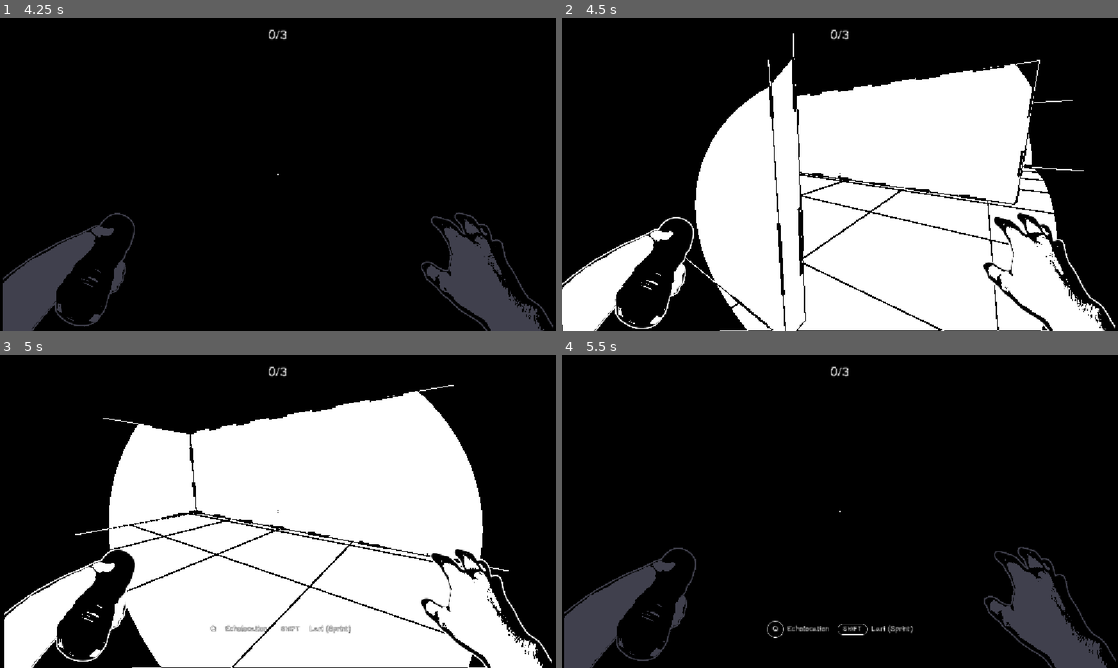
Above: before the commit, frames 1-4 (two rows, left to right).
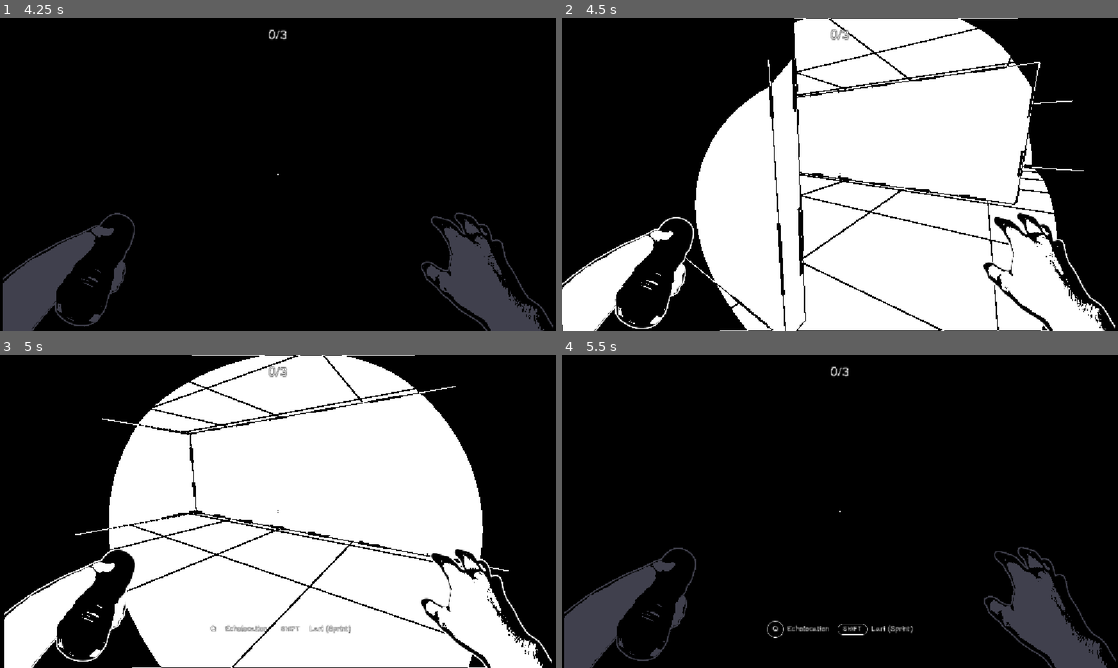
Above: after the commit, the same moments.

Repository: gpwid/gamejam-dinamik21-sparklestudios
Game: Godot game, scene res://scenes/ui/splash_screen.tscn
Two runs of this game, one before a commit and one after it. Both use one fixed random seed, a clock stepped at 60 frames per second and the inputs below. Video files are missing from this copy of the repository; at most half a second of black plays in their place. Sound files missing from this copy of the repository are replaced by a short silence.
Inputs (mouse positions are in pixels of both pictures, inside the frame that each line leads up to):
- Up to frame 1 (4.25 s): tap Enter at 0.5 s; move the mouse to (400, 158) at 0.52 s; hold D (move_right) 0.53-1.28 s; hold E (interact) 0.53-1.28 s; click (400, 158) at 0.67 s; tap Space at 1.25 s; move the mouse to (166, 190) at 1.27 s; hold S (move_backward) 1.28-2 s; tap Shift (sprint) at 1.35 s; click "> NEW GAME" at 2 s; click "> NEW GAME" at 2.75 s; click "> EASY [BEST: --:--]" at 3.5 s
- Up to frame 2 (4.5 s): move the mouse to (851, 168) at 4.27 s; press the mouse at (851, 168) at 4.28 s; hold W (move_forward) from 4.28 s (still down)
- Up to frame 3 (5 s): keep holding W (move_forward)
- Up to frame 4 (5.5 s): keep holding W (move_forward); move the mouse to (834, 517) at 5.02 s; release the mouse at (834, 517) at 5.03 s; right-click (834, 517) at 5.1 s; click (834, 517) at 5.17 s

Frame 1 is identical in both runs. In frame 2, 6.9% of the frame differs, in the area x 41-92%, y 0-28%; in frame 3, 7.0%, in the area x 18-82%, y 0-26%; in frame 4, nothing differs.

Commit message:
fix: switched clipping through walls and uninteractable

Diff:
--- a/scenes/level/main_map.tscn
+++ b/scenes/level/main_map.tscn
@@ -34,7 +34,6 @@
 
 [node name="Atap" parent="." index="0" unique_id=1890212918]
 transform = Transform3D(0.54, 0, 0, 0, 0.54, 0, 0, 0, 0.54, 0, -0.754911, 0)
-visible = false
 material_override = ExtResource("2_t2abx")
 
 [node name="Dinding" parent="." index="1" unique_id=357441152]
--- a/scenes/ui/main_menu_ui.tscn
+++ b/scenes/ui/main_menu_ui.tscn
@@ -656,7 +656,7 @@
 Monster & World SFX: Bikit69, Taira Komori, arnaud coutancier, MSFxPtaph, SpankMyFifth, Setoradion, Autobot8299, chungus43A
 
 Music & Ambience (via Pixabay Music):
-\"Lost In Corruption\", \"No Welcome\", \"Leave\" by lesfm
+\"Lost In Corruption\", \"No Welcome\", \"Leave\" by logicallism
 
 All third-party audio assets are used under Creative Commons & Royalty-Free licenses. No Generative AI assets were used in this project."
 horizontal_alignment = 1
--- a/scripts/level/main_map.gd
+++ b/scripts/level/main_map.gd
@@ -18,7 +18,7 @@
 	{ "name": "Utara Tengah", "pos": Vector3(0.00, 1.60, -13.33), "rot_y": deg_to_rad(0.0) },
 	{ "name": "Lorong Timur Tengah", "pos": Vector3(15.34, 1.60, 0.00), "rot_y": deg_to_rad(-90.0) },
 	{ "name": "Ruang Timur Atas", "pos": Vector3(15.34, 1.60, 11.00), "rot_y": deg_to_rad(-90.0) },
-	{ "name": "Lorong Selatan", "pos": Vector3(0.00, 1.60, 9.41), "rot_y": deg_to_rad(180.0) },
+	{ "name": "Lorong Selatan", "pos": Vector3(2.50, 1.60, 9.41), "rot_y": deg_to_rad(180.0) },
 	{ "name": "Ruang Selatan Timur", "pos": Vector3(19.83, 1.60, -17.00), "rot_y": deg_to_rad(-90.0) },
 	{ "name": "Lorong Timur Jauh", "pos": Vector3(27.13, 1.60, 5.00), "rot_y": deg_to_rad(-90.0) }
 ]
--- a/scripts/objects/door.gd
+++ b/scripts/objects/door.gd
@@ -16,8 +16,11 @@
 var left_closed_rot_y: float = 0.0
 var right_closed_rot_y: float = 0.0
 
+const NOIR_PROP_MAT: Material = preload("res://assets/material/noir_prop.tres")
+
 func _ready() -> void:
 	add_to_group("exit_door")
+	_apply_noir_materials()
 	if left_door:
 		left_closed_rot_y = left_door.rotation.y
 	if right_door:
@@ -27,6 +30,16 @@
 	if exit_light:
 		exit_light.visible = false
 		exit_light.light_energy = 0.0
+
+func _apply_noir_materials() -> void:
+	if has_node("door"):
+		_apply_material_recursive($door)
+
+func _apply_material_recursive(node: Node) -> void:
+	for child in node.get_children():
+		if child is MeshInstance3D:
+			child.material_override = NOIR_PROP_MAT
+		_apply_material_recursive(child)
 
 func open() -> void:
 	if is_open:
--- a/scripts/objects/switch.gd
+++ b/scripts/objects/switch.gd
@@ -18,11 +18,14 @@
 var debug_material: StandardMaterial3D = null
 var debug_label_3d: Label3D = null
 
+const NOIR_PROP_MAT: Material = preload("res://assets/material/noir_prop.tres")
+
 func _ready() -> void:
 	add_to_group("interactable")
 	add_to_group("switch")
 	add_to_group("interact_in_dark")
 
+	_apply_noir_materials()
 	if lever_mesh:
 		initial_lever_rot_x = lever_mesh.rotation.x
 
@@ -38,6 +41,16 @@
 		)
 		if not is_on:
 			hum_player.play()
+
+func _apply_noir_materials() -> void:
+	if has_node("switch"):
+		_apply_material_recursive($switch)
+
+func _apply_material_recursive(node: Node) -> void:
+	for child in node.get_children():
+		if child is MeshInstance3D and child != debug_mesh_instance:
+			child.material_override = NOIR_PROP_MAT
+		_apply_material_recursive(child)
 
 func can_interact_in_dark() -> bool:
 	return true
Binary file added: build_web/index.apple-touch-icon.png
Binary file added: build_web/index.icon.png
Binary file added: build_web/index.png
Not shown, changed: export_presets.cfg
Not shown: 1 places in scenes/level/main_map.tscn that only renumber resources
Not shown, added: build_web/index.audio.position.worklet.js
Not shown, added: build_web/index.audio.worklet.js
Not shown, added: build_web/index.js
Not shown, added: build_web/index.pck
Not shown, added: build_web/index.wasm
